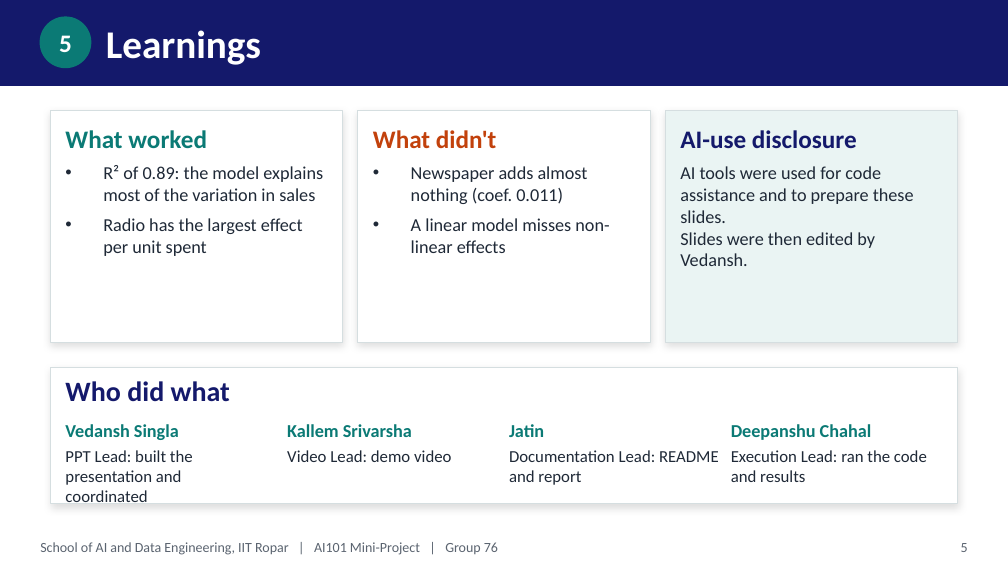
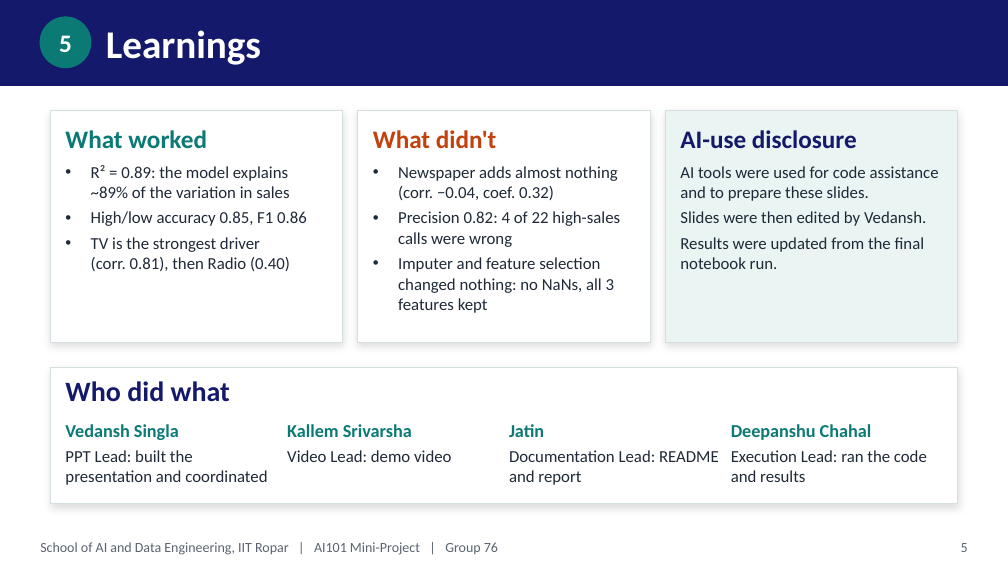
Before and after one commit to 2026aib1092-hash/Mini-Project-Group-76, a slide deck: slide 5 of Group76_Advertising_Sales_Prediction.pptx. Drawn at 1008x567 pixels with LibreOffice and Linux fonts; fonts in the diff are those of the drawing. Boxes give left, top, right and bottom in pixels: in the first picture for what was removed or moved away, otherwise in the second. Text is boxed around its words. In the diff, an @@ line names an element or a change of style, - is before the commit and + after.

Commit message:
updated ppt by vedansh
Updated the ppt as per the new code file and outputs shared by the execution lead

```diff
--- a/Group76_Advertising_Sales_Prediction.pptx
+++ b/Group76_Advertising_Sales_Prediction.pptx
@@ text at (91, 165, 307, 271): text changed; size 13 to 12 pt @@
-• R² of 0.89: the model explains most of the variation in sales
-• Radio has the largest effect per unit spent
+• R² = 0.89: the model explains ~89% of the variation in sales
+• High/low accuracy 0.85, F1 0.86
+• TV is the strongest driver (corr. 0.81), then Radio (0.40)
@@ text at (398, 166, 620, 313): text changed; size 13 to 12 pt @@
-• Newspaper adds almost nothing (coef. 0.011)
-• A linear model misses non-linear effects
+• Newspaper adds almost nothing (corr. −0.04, coef. 0.32)
+• Precision 0.82: 4 of 22 high-sales calls were wrong
+• Imputer and feature selection changed nothing: no NaNs, all 3 features kept
@@ text at (680, 166, 939, 226): size 13 to 12 pt in "AI tools were used for code assistance ...", "Slides were then edited by Vedansh."; more space between paragraphs @@
@@ text at (680, 237, 925, 269): paragraph added @@
+Results were updated from the final notebook run.
@@ text at (65, 450, 267, 485): text changed @@
-PPT Lead: built the presentation and
-coordinated
+PPT Lead: built the presentation and coordinated
```
Also in this commit, not shown: 2 other slides changed.
